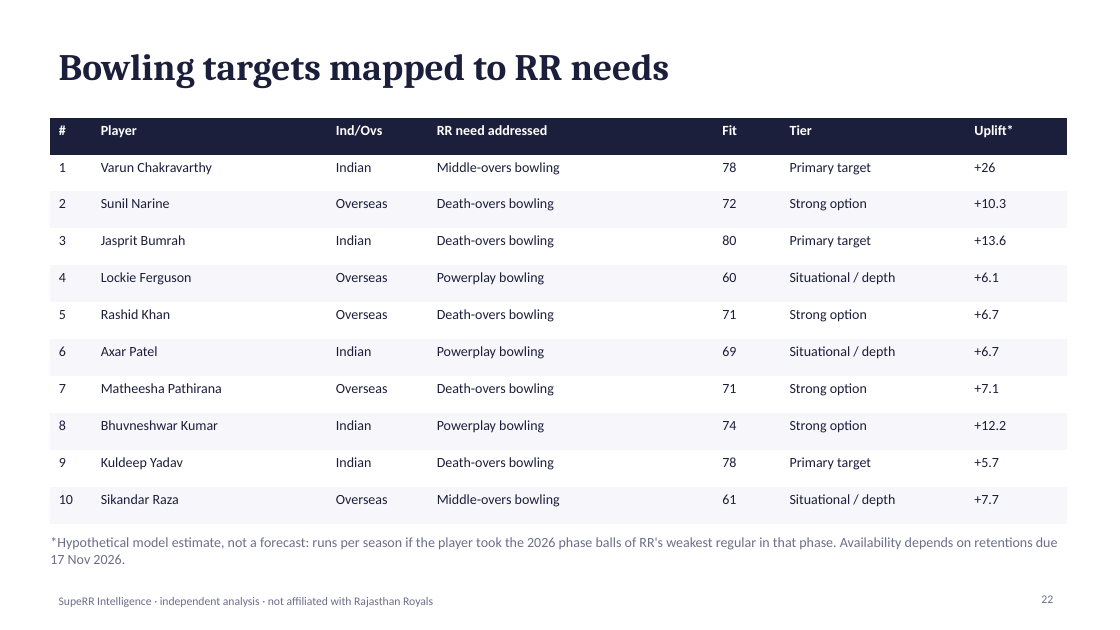
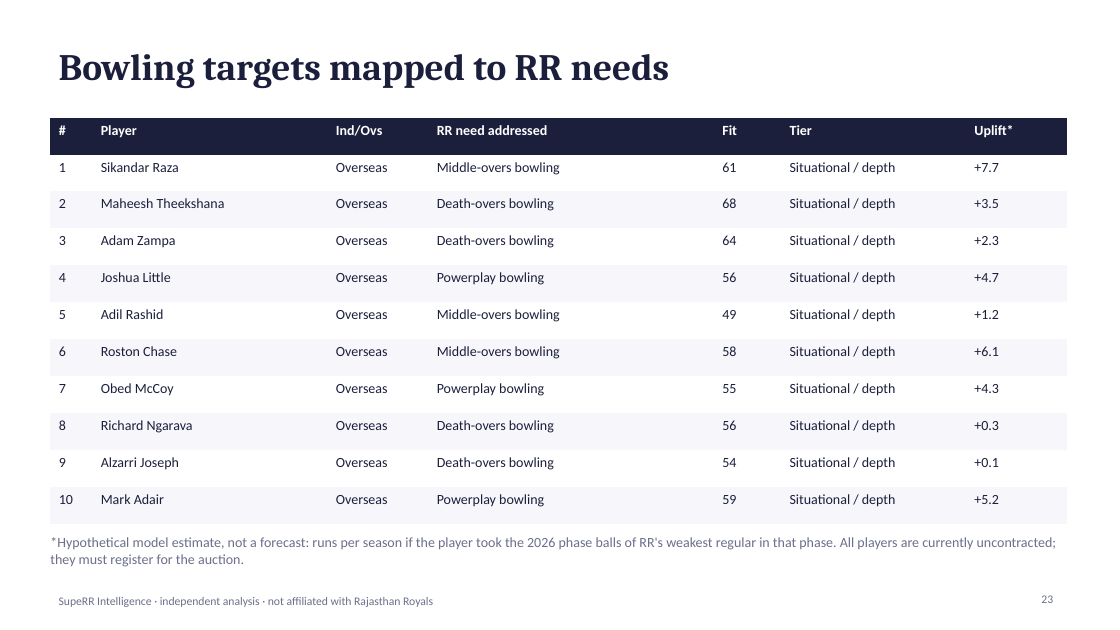
Before and after one commit to Anurag-1902-Patil/RR-Hackathon, a slide deck: slide 23 of reports/presentation.pptx (slide 22 before the commit). Drawn at 1120x630 pixels with LibreOffice and Linux fonts; fonts in the diff are those of the drawing. Boxes give left, top, right and bottom in pixels: in the first picture for what was removed or moved away, otherwise in the second. Text is boxed around its words. In the diff, an @@ line names an element or a change of style, - is before the commit and + after.

```diff
--- a/reports/presentation.pptx
+++ b/reports/presentation.pptx
@@ table at bbox=[50, 118, 1067, 511] @@
-row 2: 1 | Varun Chakravarthy | Indian | Middle-overs bowling | 78 | Primary target | +26
+row 2: 1 | Sikandar Raza | Overseas | Middle-overs bowling | 61 | Situational / depth | +7.7
-row 3: 2 | Sunil Narine | Overseas | Death-overs bowling | 72 | Strong option | +10.3
+row 3: 2 | Maheesh Theekshana | Overseas | Death-overs bowling | 68 | Situational / depth | +3.5
-row 4: 3 | Jasprit Bumrah | Indian | Death-overs bowling | 80 | Primary target | +13.6
+row 4: 3 | Adam Zampa | Overseas | Death-overs bowling | 64 | Situational / depth | +2.3
-row 5: 4 | Lockie Ferguson | Overseas | Powerplay bowling | 60 | Situational / depth | +6.1
+row 5: 4 | Joshua Little | Overseas | Powerplay bowling | 56 | Situational / depth | +4.7
-row 6: 5 | Rashid Khan | Overseas | Death-overs bowling | 71 | Strong option | +6.7
+row 6: 5 | Adil Rashid | Overseas | Middle-overs bowling | 49 | Situational / depth | +1.2
-row 7: 6 | Axar Patel | Indian | Powerplay bowling | 69 | Situational / depth | +6.7
+row 7: 6 | Roston Chase | Overseas | Middle-overs bowling | 58 | Situational / depth | +6.1
-row 8: 7 | Matheesha Pathirana | Overseas | Death-overs bowling | 71 | Strong option | +7.1
+row 8: 7 | Obed McCoy | Overseas | Powerplay bowling | 55 | Situational / depth | +4.3
-row 9: 8 | Bhuvneshwar Kumar | Indian | Powerplay bowling | 74 | Strong option | +12.2
+row 9: 8 | Richard Ngarava | Overseas | Death-overs bowling | 56 | Situational / depth | +0.3
-row 10: 9 | Kuldeep Yadav | Indian | Death-overs bowling | 78 | Primary target | +5.7
+row 10: 9 | Alzarri Joseph | Overseas | Death-overs bowling | 54 | Situational / depth | +0.1
-row 11: 10 | Sikandar Raza | Overseas | Middle-overs bowling | 61 | Situational / depth | +7.7
+row 11: 10 | Mark Adair | Overseas | Powerplay bowling | 59 | Situational / depth | +5.2
@@ text at bbox=[50, 537, 1056, 567]: text changed @@
-*Hypothetical model estimate, not a forecast: runs per season if the player took the 2026 phase balls of RR's weakest regular in that phase. Availability depends on retentions due 17 Nov 2026.
+*Hypothetical model estimate, not a forecast: runs per season if the player took the 2026 phase balls of RR's weakest regular in that phase. All players are currently uncontracted; they must register for the auction.
```
Also in this commit, not shown: 12 other slides changed, 2 slides added, 1 slide removed, 3 other files.
